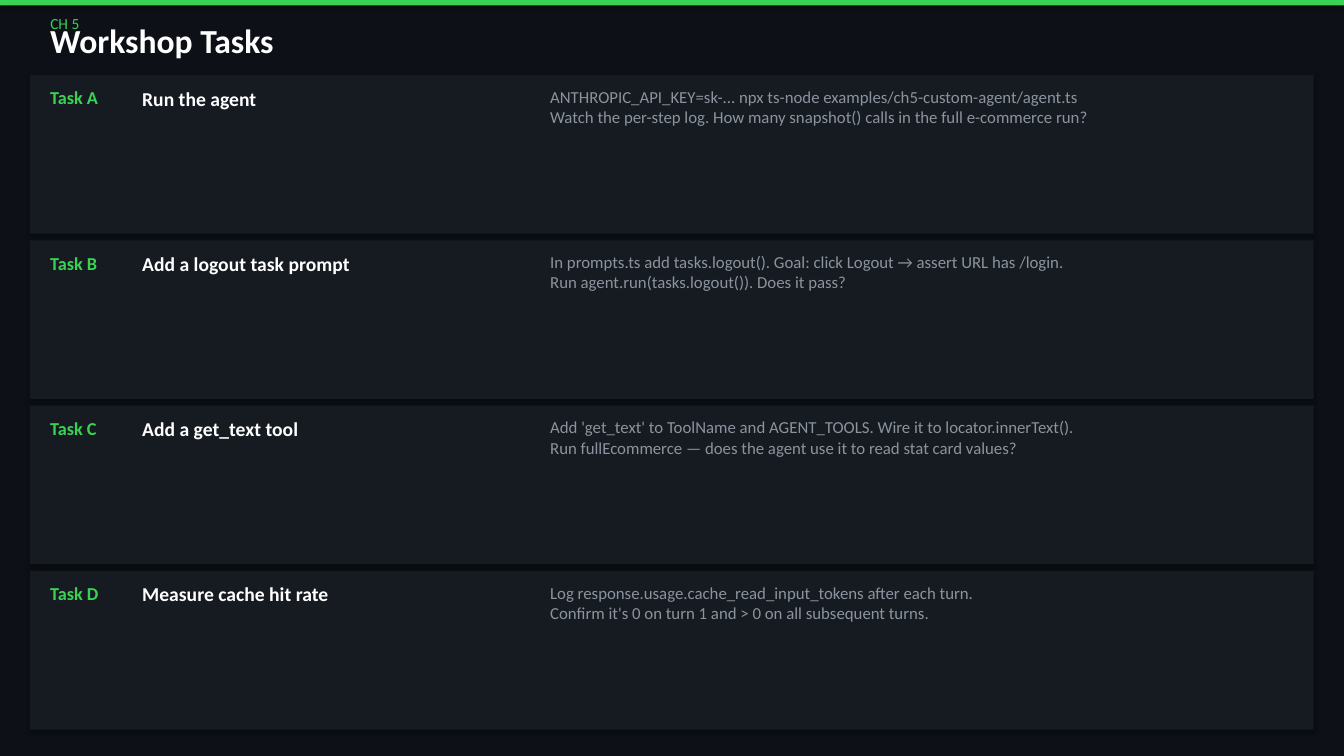
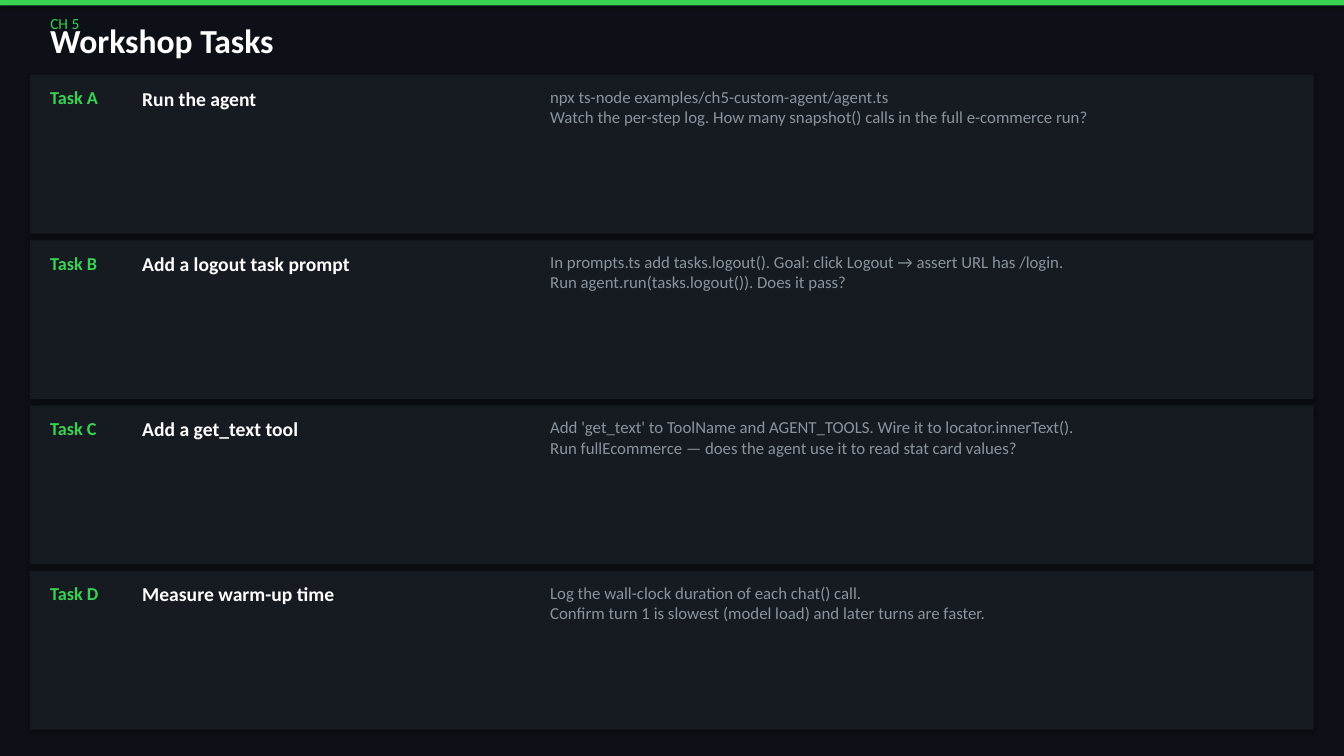
Before and after one commit to QA-Olympians-Academy/web-detective, a slide deck: slide 60 of web-detective-workshop.pptx. Drawn at 1344x756 pixels with LibreOffice and Linux fonts; fonts in the diff are those of the drawing. Boxes give left, top, right and bottom in pixels: in the first picture for what was removed or moved away, otherwise in the second. Text is boxed around its words. In the diff, an @@ line names an element or a change of style, - is before the commit and + after.

Commit message:
replace anthropic with ollama

```diff
--- a/web-detective-workshop.pptx
+++ b/web-detective-workshop.pptx
@@ text at [550, 91, 1087, 126]: text changed @@
-ANTHROPIC_API_KEY=sk-... npx ts-node examples/ch5-custom-agent/agent.ts
-Watch the per-step log. How many snapshot() calls in the full e-commerce run?
+npx ts-node examples/ch5-custom-agent/agent.ts
+Watch the per-step log. How many snapshot() calls in the full e-commerce run?
@@ text at [142, 587, 334, 604]: text changed @@
-Measure cache hit rate
+Measure warm-up time
@@ text at [550, 587, 984, 621]: text changed @@
-Log response.usage.cache_read_input_tokens after each turn.
-Confirm it's 0 on turn 1 and > 0 on all subsequent turns.
+Log the wall-clock duration of each chat() call.
+Confirm turn 1 is slowest (model load) and later turns are faster.
```
Also in this commit, not shown: 15 other slides changed, 1 slide added, 1 slide removed, 20 other files.
